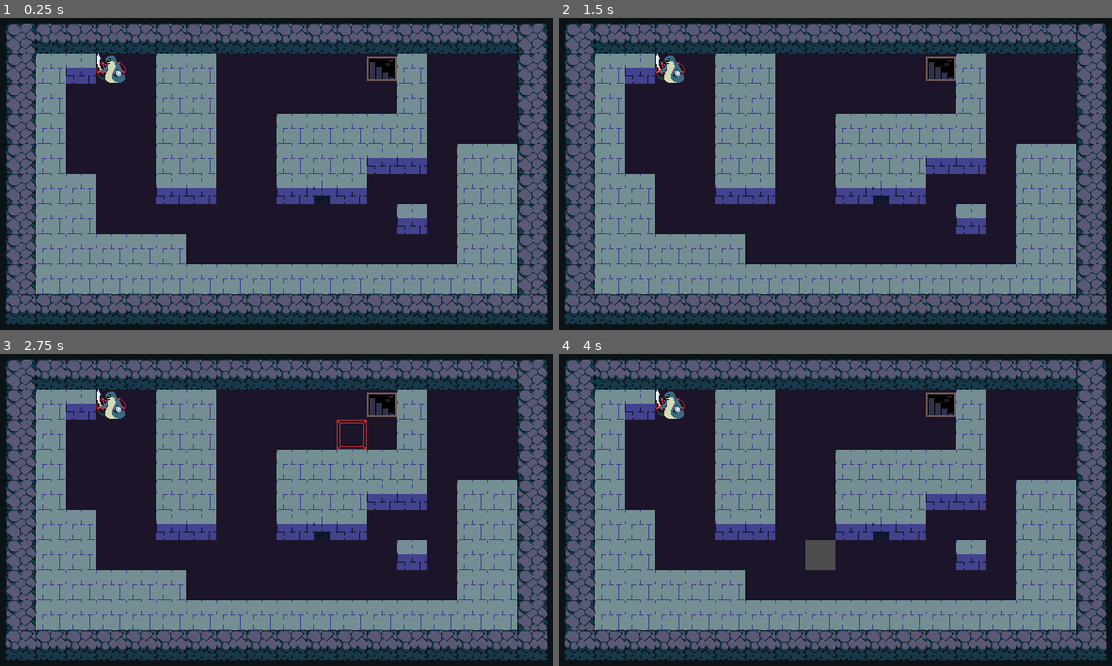
Above: before the commit, frames 1-4 (two rows, left to right).
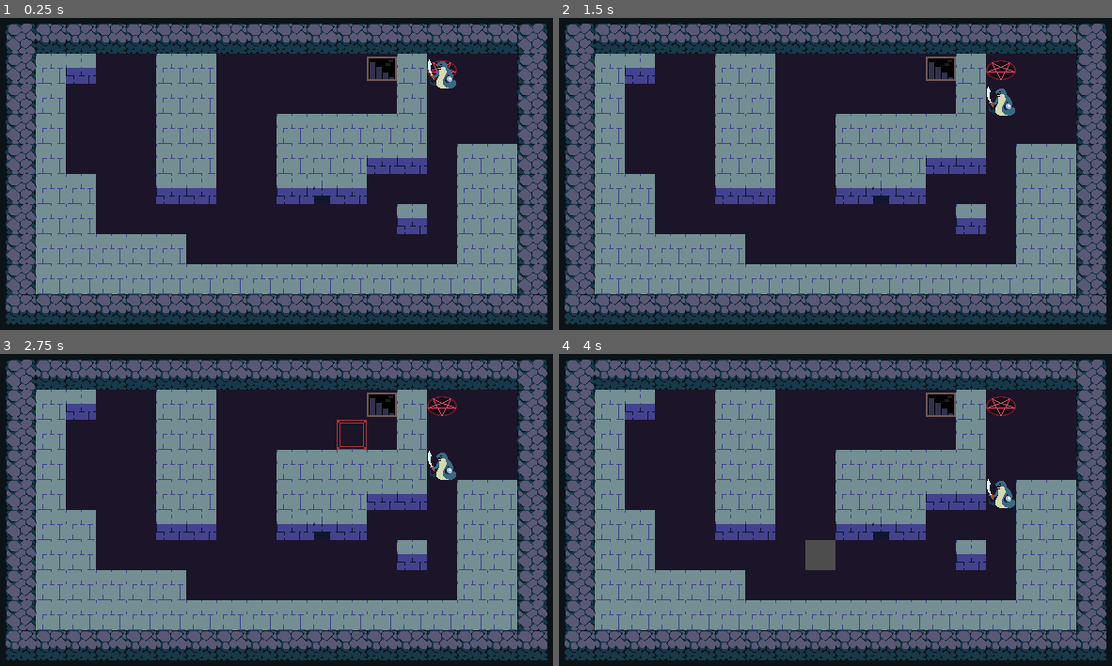
Above: after the commit, the same moments.

Repository: mothecakes/TowerDefenseGame
Game: Godot game, scene res://main.tscn
The game is run twice, just before and just after one commit, with the same random seed, the same clock (stepped at 60 frames per second) and the same inputs.
Inputs (mouse positions are in pixels of both pictures, inside the frame that each line leads up to):
- Up to frame 1 (0.25 s): no input
- Up to frame 2 (1.5 s): move the mouse to (968, 145) at 0.52 s; hold D (right) 0.53-1.28 s; click (968, 145) at 0.67 s; move the mouse to (713, 180) at 1.27 s; hold S (down) from 1.28 s (still down)
- Up to frame 3 (2.75 s): move the mouse to (337, 425) at 2.02 s; release S (down) at 2.03 s; hold D (right) from 2.03 s (still down)
- Up to frame 4 (4 s): move the mouse to (807, 566) at 2.77 s; release D (right) at 2.78 s; hold W (up) 2.78-3.53 s; click (807, 566) at 2.92 s; move the mouse to (1017, 550) at 3.52 s; hold A (left) from 3.53 s (still down)

The runs differ from the first frame. In frame 1, 0.6% of the frame differs, in the area x 17-83%, y 11-23%; in frame 2, 0.7%, in the area x 17-83%, y 11-32%; in frame 3, 0.7%; in frame 4, 0.7%.
Error before the commit: Out of bounds get index '0' (on base: 'Array[Vector2]') (res://Scripts/Units/Enemies/Snecko.gd:30)

Commit message:
implemented working pathfinding, alongside unit ai navigation waypoints

Diff:
--- /dev/null
+++ b/Assets/32Rogue/32tiles.tres
@@ -0,0 +1,16 @@
+[gd_resource type="TileSet" load_steps=3 format=3 uid="uid://ciwl2uuafwe36"]
+
+[ext_resource type="Texture2D" uid="uid://tvlitnvn7u1y" path="res://Assets/32Rogue/tiles.png" id="1_8jbiv"]
+
+[sub_resource type="TileSetAtlasSource" id="TileSetAtlasSource_1bvp3"]
+texture = ExtResource("1_8jbiv")
+texture_region_size = Vector2i(32, 32)
+0:6/0 = 0
+0:4/0 = 0
+0:7/0 = 0
+7:16/0 = 0
+14:16/0 = 0
+
+[resource]
+tile_size = Vector2i(32, 32)
+sources/0 = SubResource("TileSetAtlasSource_1bvp3")
--- /dev/null
+++ b/Scripts/Autoloads/Events.gd
@@ -0,0 +1,3 @@
+extends Node
+
+signal room_generated
--- a/Scripts/Services/tile_manager.gd
+++ b/Scripts/Services/tile_manager.gd
@@ -1,54 +1,87 @@
 class_name TileManager
 extends Node2D
 
-@export var ground : TileMapLayer # navigatable terrain
+@export var ground_layer : TileMapLayer # navigatable terrain
 
-@export var wall : TileMapLayer		# defines bounds and solid tiles
-@export var high_ground : TileMapLayer
+@export var wall_layer : TileMapLayer		# defines bounds and solid tiles
+@export var high_ground_layer : TileMapLayer
 
-@export var end : TileMapLayer #defines where to end per level
-var end_position : Vector2i
+@export var spawn_layer : TileMapLayer
+@export var exit_layer : TileMapLayer #defines where to exit per level
+#var exit_position : Vector2i
+
+var spawn_positions : Array[Vector2i]
+var exit_positions : Array[Vector2i]
 
 var astar : AStarGrid2D = AStarGrid2D.new()
-var cell_size : float = 32
+var cell_size : Vector2 = Vector2(32,32)
 
 
 func _ready() -> void:
 	# initial bound setup
-	var rect = ground.get_used_rect()
-	astar.size = rect.size
-	astar.region = rect
-	astar.cell_size = Vector2(cell_size, cell_size)
+	#var rect = ground_layer.get_used_rect()
+	#astar.region = rect
+	astar.cell_size = cell_size
+	astar.offset = astar.cell_size / 2
 	astar.diagonal_mode = AStarGrid2D.DIAGONAL_MODE_NEVER
-	astar.update()
+	#astar.update()
+	"""
 
 	# setup solid tiles from walls
-	var wall_tiles : Array[Vector2i] = wall.get_used_cells_by_id()
-	print(wall_tiles)
+	var wall_tiles : Array[Vector2i] = wall_layer.get_used_cells_by_id()
 	for pos : Vector2i in wall_tiles:
 		astar.set_point_solid(pos - rect.position)
 
-	# setup solid tiles from high ground
-	var high_ground_tiles : Array[Vector2i] = high_ground.get_used_cells_by_id()
-	print(high_ground_tiles)
+	# setup solid tiles from high ground_layer
+	var high_ground_tiles : Array[Vector2i] = high_ground_layer.get_used_cells_by_id()
 	for pos : Vector2i in high_ground_tiles:
 		astar.set_point_solid(pos - rect.position)
 
-	# setup end tile
-	var end_tiles : Array[Vector2i] = end.get_used_cells_by_id()
-	print("end: ", end_tiles)
+	# setup exit tile
+	var end_tiles : Array[Vector2i] = exit.get_used_cells_by_id()
 	for pos : Vector2i in end_tiles: #should only have 1
-		end_position = pos
+		exit_position = pos
+	Events.emit_signal("room_generated")
+	"""
+	generate_room(ground_layer, spawn_layer, exit_layer, [wall_layer, high_ground_layer])
 
-func generate_waypoints(start_pos : Vector2i):
-	var start_id = start_pos - ground.get_used_rect().position
-	print(astar.get_id_path(start_id,end_position))
-	var path := astar.get_id_path(start_id, end_position)
+func generate_room(ground : TileMapLayer, spawn : TileMapLayer, exit : TileMapLayer, \
+	solid : Array[TileMapLayer] ):
+	# generate an empty navigatable area
+	astar.region = ground.get_used_rect()
+	astar.update()
+
+	# populate region with solid tiles
+	for tile_map : TileMapLayer in solid:
+		var tiles : Array[Vector2i] = tile_map.get_used_cells()
+		for pos : Vector2i in tiles:
+			astar.set_point_solid(pos, true)
+
+	# populate list of exit positions for other game objects to optionally use
+	exit_positions.clear()
+	var exit_tiles : Array[Vector2i] = exit.get_used_cells()
+	for pos : Vector2i in exit_tiles:
+		if not astar.is_point_solid(pos):
+			exit_positions.append(pos)
+
+	spawn_positions.clear()
+	var spawn_tiles : Array[Vector2i] = spawn.get_used_cells()
+	for pos : Vector2i in spawn_tiles:
+		if not astar.is_point_solid(pos):
+			spawn_positions.append(pos)
+
+	Events.emit_signal("room_generated")
+
+func generate_waypoints(start_pos : Vector2i, exit_pos : Vector2i):
+	var start_id = start_pos - ground_layer.get_used_rect().position
+	var path : PackedVector2Array = astar.get_point_path(start_id, exit_pos)
 	return path
 
 # used to find alternate path
 # TODO : implement temporary solid tiles
+"""
 func update_waypoints(local_pos : Vector2):
-	var local_to_id = ground.local_to_map(local_pos)
-	var path : PackedVector2Array = astar.get_point_path(local_to_id, end_position)
+	var local_to_id = ground_layer.local_to_map(local_pos)
+	var path : PackedVector2Array = astar.get_point_path(local_to_id, exit_position)
 	return path
+"""
--- a/Scripts/Units/Enemies/Snecko.gd
+++ b/Scripts/Units/Enemies/Snecko.gd
@@ -1,48 +1,66 @@
 extends CharacterBody2D
 
+@export var tile_manager : TileManager
+@export var ground : TileMapLayer
+
+@export var min_distance : float = 0.05
 @export var speed : float = 5.0
 
-@export var tile_manager : TileManager
+# waypoints
+var waypoints : PackedVector2Array
+var waypoint_index : int = 0
+var spawn_positions : Array[Vector2i]
+var exit_positions : Array[Vector2i]
 
-@export var ground : TileMapLayer
-
-var waypoints : Array[Vector2]
-var waypoint_index : int = 0
-var min_distance : float = 0.05
-
-# supplied by spawner
-# and updated once waypoint is reached
-var pos : Vector2i
-
+# movement related vars
+var grid_position : Vector2i # grid position instead of pixel position
+var exit_position : Vector2i
 var move_direction : Vector2i
-
-var move_time_max := 0.5
-var move_time := 0.0
+var destination_reached : bool = false
 
 func _ready() -> void:
-	pos = ground.local_to_map(position)
-	var waypoints_int : Array[Vector2i] = tile_manager.generate_waypoints(pos).duplicate()
-	for i in range(waypoints_int.size()):
-		waypoints.append(ground.map_to_local(waypoints_int[i] as Vector2))
-	print(waypoints)
+	#grid_position = ground.local_to_map(position)
+	await Events.room_generated
+	exit_positions =  tile_manager.exit_positions.duplicate()
+	spawn_positions = tile_manager.spawn_positions.duplicate()
+	if spawn_positions.size() != 0:
+		grid_position = spawn_positions.pick_random()
+		position = ground.map_to_local(grid_position)
+	else:
+		print("no valid spawn position")
+		return
+	if exit_positions.size() != 0:
+		exit_position = exit_positions.pick_random()
+	else:
+		print("no valid exit position")
+		return
 
-func _physics_process(delta: float) -> void:
-	var direction : Vector2 = (waypoints[0] - position).normalized()
-	velocity = direction * speed * delta
+	waypoints = tile_manager.generate_waypoints(grid_position, exit_positions[0]).duplicate()
 
-	check_waypoint_reached()
+func _physics_process(_delta: float) -> void:
+	velocity = Vector2.ZERO
+	if not destination_reached:
+		var direction : Vector2 = (waypoints[waypoint_index] - position).normalized()
+		print("waypoint: ", waypoints[waypoint_index])
+		print("position: ", position)
+		velocity = direction * speed
 
+		check_waypoint_reached()
+	move_and_slide()
+
+# update position and waypoint index if close enough to waypoint
 func check_waypoint_reached():
 	if _is_near_waypoint():
 		var waypoint = waypoints[waypoint_index]
-		pos = ground.local_to_map(waypoint)
+		grid_position = ground.local_to_map(waypoint)
+
 		waypoint_index += 1
-	pass
+		if waypoint_index >= waypoints.size():
+			destination_reached = true
 
-# update map position and pop from waypoint stack
+# checking if position is near waypoint
 func _is_near_waypoint():
 	var waypoint = waypoints[waypoint_index]
-	if position.x <= waypoint.x + min_distance and position.x >= waypoint.x - min_distance and \
-		position.y <= waypoint.y + min_distance and position.y >= waypoint.y - min_distance:
-			return true
+	if position.distance_to(waypoint) <= min_distance:
+		return true
 	return false
--- a/main.tscn
+++ b/main.tscn
@@ -1,23 +1,12 @@
-[gd_scene load_steps=18 format=4 uid="uid://01tn6336hec1"]
+[gd_scene load_steps=17 format=4 uid="uid://01tn6336hec1"]
 
 [ext_resource type="Texture2D" uid="uid://tvlitnvn7u1y" path="res://Assets/32Rogue/tiles.png" id="1_1bvp3"]
+[ext_resource type="TileSet" uid="uid://ciwl2uuafwe36" path="res://Assets/32Rogue/32tiles.tres" id="1_272bh"]
 [ext_resource type="Texture2D" uid="uid://dm3xbec7lrpqx" path="res://Assets/Selection.png" id="2_7mycd"]
 [ext_resource type="Script" uid="uid://dj47wqhnmv4yc" path="res://Scripts/Units/Enemies/Snecko.gd" id="3_lquwl"]
 [ext_resource type="Texture2D" uid="uid://c0fjsj0ybnyhh" path="res://Assets/32Rogue/monsters.png" id="4_7mycd"]
 [ext_resource type="Script" uid="uid://dypvulyk6nqq" path="res://Scripts/Services/build_controller.gd" id="5_lquwl"]
 [ext_resource type="Script" uid="uid://dusuphjw13c0e" path="res://Scripts/Services/tile_manager.gd" id="6_7mycd"]
-
-[sub_resource type="TileSetAtlasSource" id="TileSetAtlasSource_1bvp3"]
-texture = ExtResource("1_1bvp3")
-texture_region_size = Vector2i(32, 32)
-0:6/0 = 0
-0:4/0 = 0
-0:7/0 = 0
-7:16/0 = 0
-
-[sub_resource type="TileSet" id="TileSet_lquwl"]
-tile_size = Vector2i(32, 32)
-sources/0 = SubResource("TileSetAtlasSource_1bvp3")
 
 [sub_resource type="TileSetAtlasSource" id="TileSetAtlasSource_7mycd"]
 texture = ExtResource("2_7mycd")
@@ -73,7 +62,7 @@
 
 [node name="Ground" type="TileMapLayer" parent="World"]
 tile_map_data = PackedByteArray("AAAAAAAAAAAAAAYAAAAAAAEAAAAAAAYAAAAAAAIAAAAAAAYAAAAAAAMAAAAAAAYAAAAAAAQAAAAAAAYAAAAAAA …(12016 unchanged characters)…
-tile_set = SubResource("TileSet_lquwl")
+tile_set = ExtResource("1_272bh")
 
 [node name="Preview" type="TileMapLayer" parent="World"]
 tile_set = SubResource("TileSet_272bh")
@@ -88,18 +77,15 @@
 tile_map_data = PackedByteArray("AAABAAIAAAAAAAEAAAABAAMAAAAAAAEAAAABAAQAAAAAAAEAAAABAAUAAAAAAAEAAAABAAYAAAAAAAEAAAABAA …(752 unchanged characters)…
 tile_set = SubResource("TileSet_kek77")
 
+[node name="Spawn" type="TileMapLayer" parent="World"]
+texture_filter = 1
+tile_map_data = PackedByteArray("AAAPAAIAAAAOABAAAAA=")
+tile_set = ExtResource("1_272bh")
+
 [node name="Exit" type="TileMapLayer" parent="World"]
+texture_filter = 1
 tile_map_data = PackedByteArray("AAANAAIAAAAHABAAAAA=")
 tile_set = SubResource("TileSet_5vw27")
-
-[node name="Spawn" type="Node2D" parent="World"]
-position = Vector2(144, 80)
-
-[node name="Sprite2D" type="Sprite2D" parent="World/Spawn"]
-texture_filter = 1
-texture = ExtResource("1_1bvp3")
-region_enabled = true
-region_rect = Rect2(448, 512, 32, 32)
 
 [node name="Combatants" type="Node2D" parent="."]
 
@@ -108,6 +94,7 @@
 script = ExtResource("3_lquwl")
 tile_manager = NodePath("../../Services/TileManager")
 ground = NodePath("../../World/Ground")
+speed = 24.0
 
 [node name="Sprite2D" type="Sprite2D" parent="Combatants/Enemy"]
 texture_filter = 1
@@ -129,9 +116,10 @@
 ground = NodePath("../../World/Ground")
 preview = NodePath("../../World/Preview")
 
-[node name="TileManager" type="Node2D" parent="Services" node_paths=PackedStringArray("ground", "wall", "high_ground", "end")]
+[node name="TileManager" type="Node2D" parent="Services" node_paths=PackedStringArray("ground_layer", "wall_layer", "high_ground_layer", "spawn_layer", "exit_layer")]
 script = ExtResource("6_7mycd")
-ground = NodePath("../../World/Ground")
-wall = NodePath("../../World/Walls")
-high_ground = NodePath("../../World/HighGround")
-end = NodePath("../../World/Exit")
+ground_layer = NodePath("../../World/Ground")
+wall_layer = NodePath("../../World/Walls")
+high_ground_layer = NodePath("../../World/HighGround")
+spawn_layer = NodePath("../../World/Spawn")
+exit_layer = NodePath("../../World/Exit")
--- a/project.godot
+++ b/project.godot
@@ -14,6 +14,10 @@
 run/main_scene="uid://01tn6336hec1"
 config/features=PackedStringArray("4.4", "GL Compatibility")
 config/icon="res://icon.svg"
+
+[autoload]
+
+Events="*res://Scripts/Autoloads/Events.gd"
 
 [display]
 
Not shown, added: Scripts/Autoloads/Events.gd.uid
